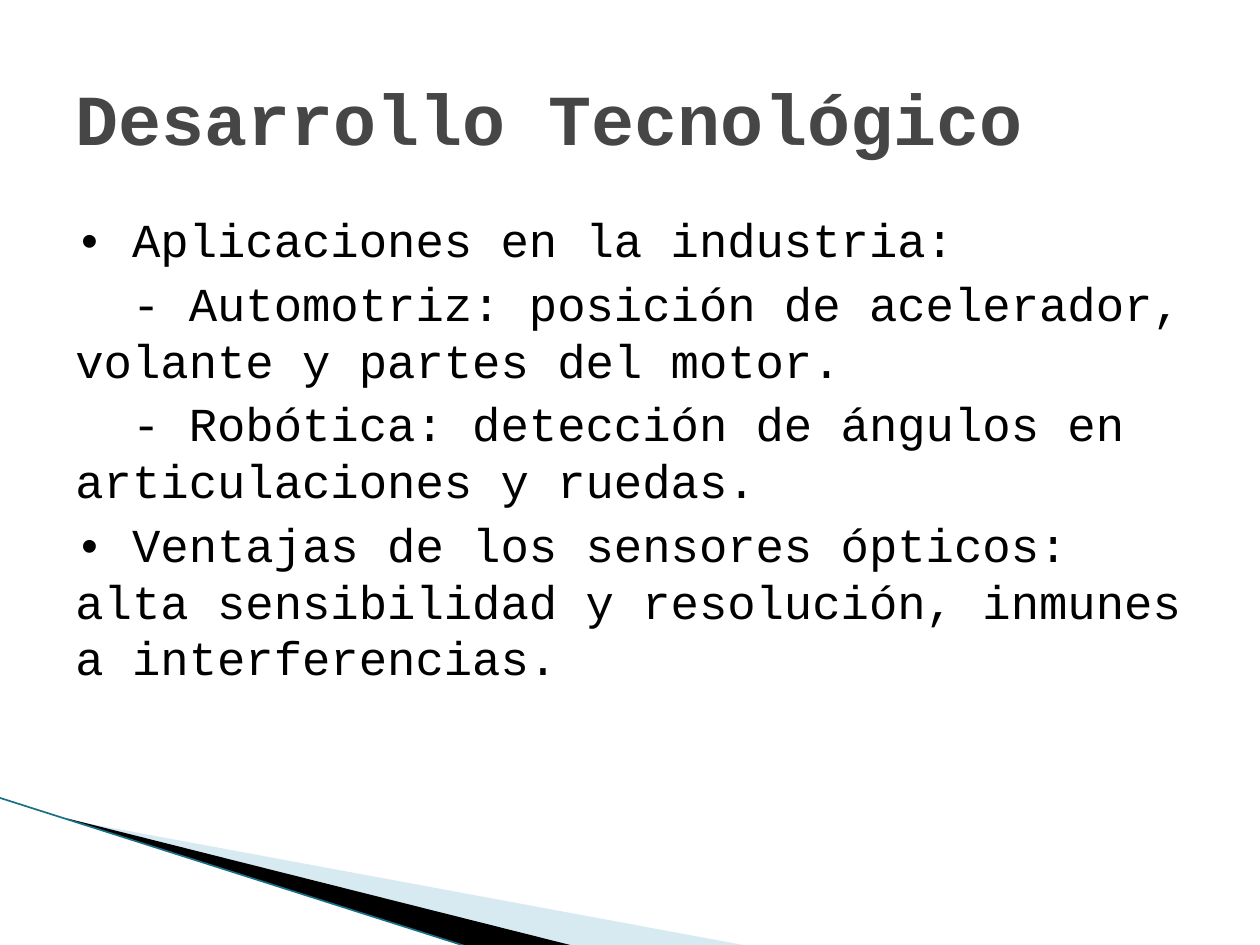
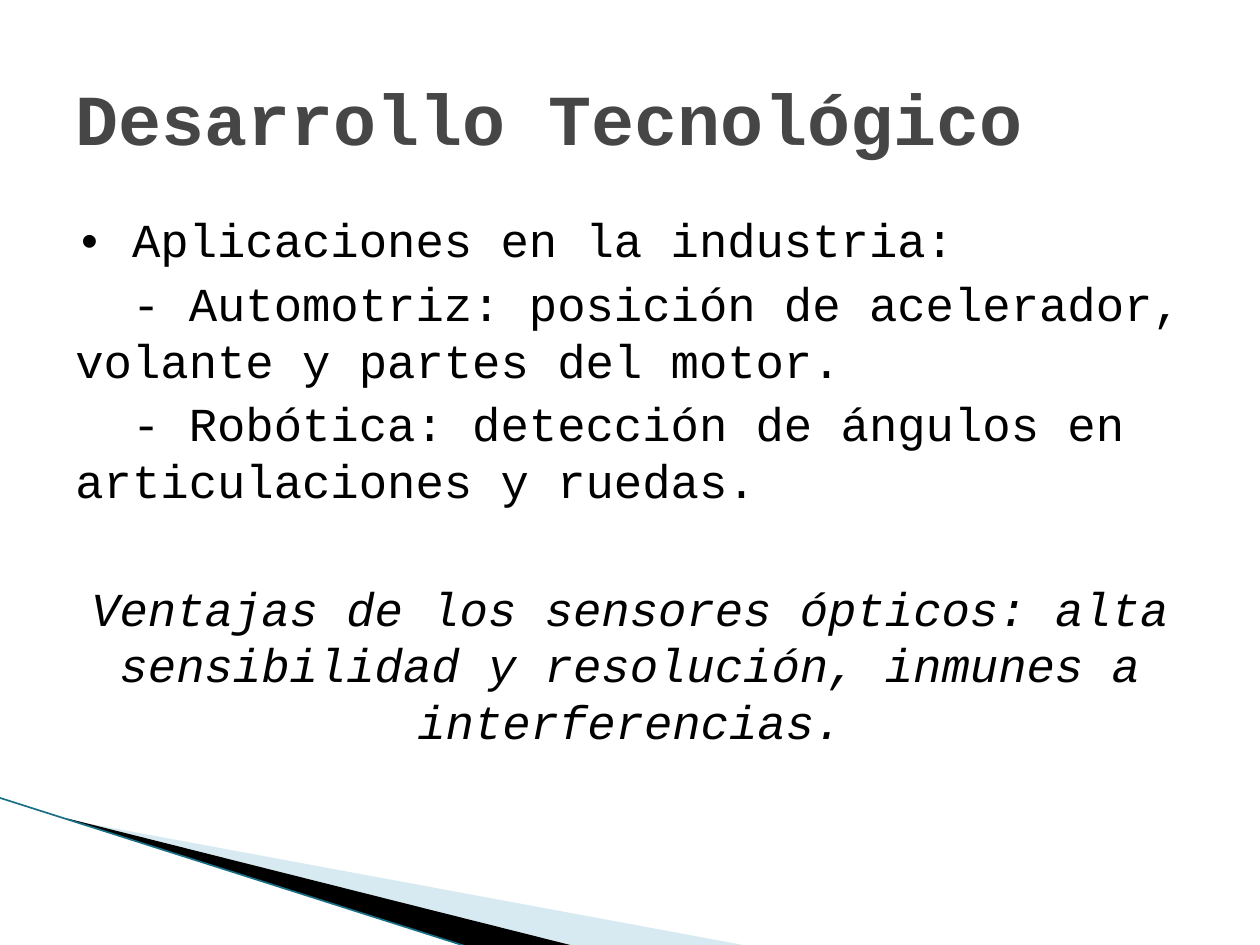
Before and after one commit to marianomorel/maestria-repo, a slide deck: slide 9 of sensores_cmos_presentacion.pptx (slide 6 before the commit). Drawn at 1260x945 pixels with LibreOffice and Linux fonts; fonts in the diff are those of the drawing; background and template pictures are left out. Boxes give left, top, right and bottom in pixels: in the first picture for what was removed or moved away, otherwise in the second. Text is boxed around its words. In the diff, an @@ line names an element or a change of style, - is before the commit and + after.

```diff
--- a/sensores_cmos_presentacion.pptx
+++ b/sensores_cmos_presentacion.pptx
@@ text at [91,592,1168,740]: text changed; italic on @@
-• Ventajas de los sensores ópticos: alta sensibilidad y resolución, inmunes a interferencias.
+Ventajas de los sensores ópticos: alta sensibilidad y resolución, inmunes a interferencias.
```
Also in this commit, not shown: 3 other slides changed, 3 slides added, 5 other files.
